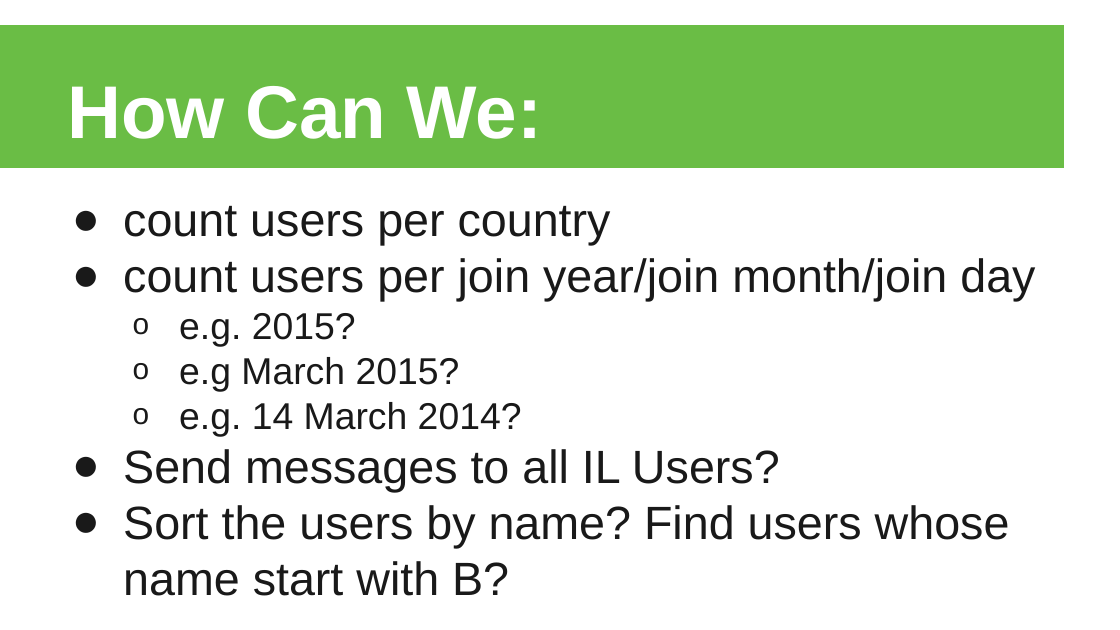
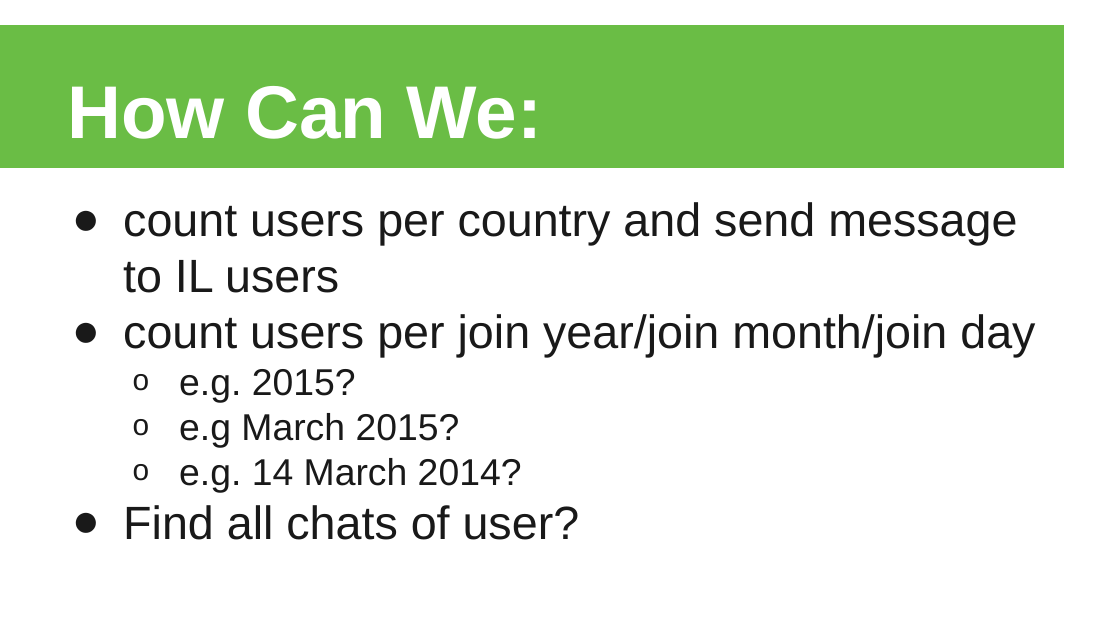
Before and after one commit to ekeydar/cb-mesh, a slide deck: slide 24 of slides/slides.pptx. Drawn at 1120x630 pixels with LibreOffice and Linux fonts; fonts in the diff are those of the drawing; background and template pictures are left out. Boxes give left, top, right and bottom in pixels: in the first picture for what was removed or moved away, otherwise in the second. Text is boxed around its words. In the diff, an @@ line names an element or a change of style, - is before the commit and + after.

```diff
--- a/slides/slides.pptx
+++ b/slides/slides.pptx
@@ text at [123, 202, 1017, 293]: text changed @@
-● count users per country
+● count users per country and send message to IL users
@@ text at [123, 505, 580, 540]: text changed @@
-● Send messages to all IL Users?
-● Sort the users by name? Find users whose name start with B?
+● Find all chats of user?
```
Also in this commit, not shown: 1 other slide changed, 1 other file.
